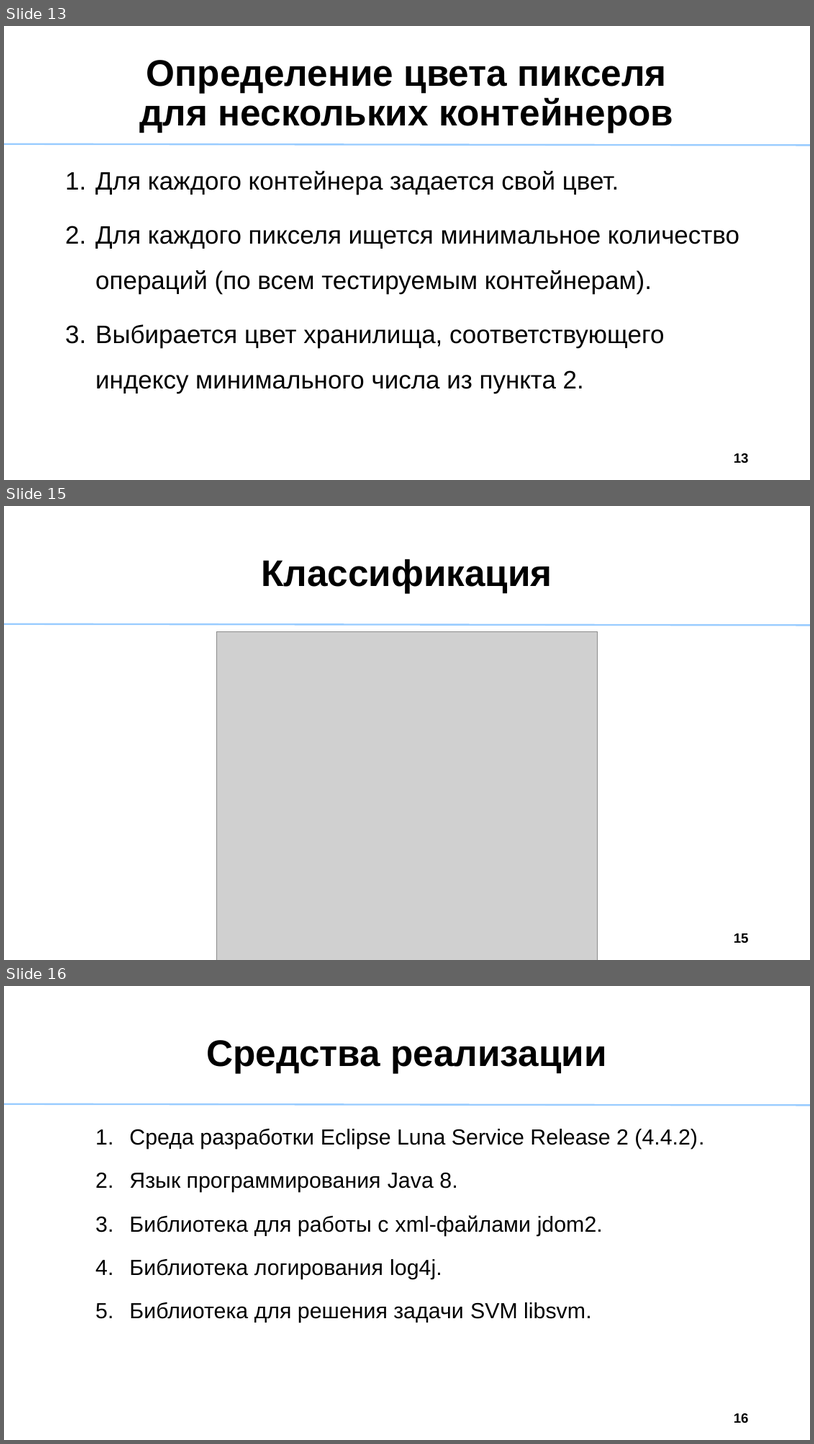
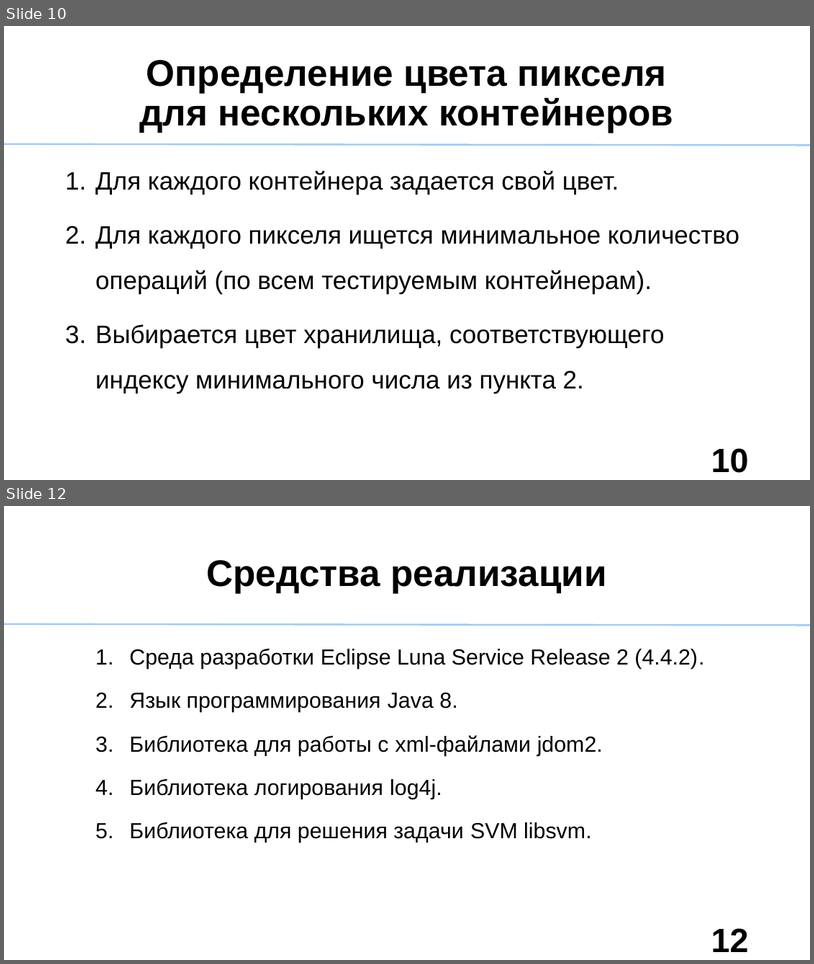
Before and after one commit to Akbars36/StorageAnalyzer, a slide deck: VizualizationResult/Sredstva_analiza_nagruzki_last.ppt. Shown one above the other, each under a label of ours: slides 13, 15 and 16 before the commit, slides 10 and 12 after it; the slides between them are not shown. The pictures are 814x1444 and 814x964 pixels, drawn with LibreOffice and Linux fonts; fonts in the diff are those of the drawing; grey boxes stand for pictures. Boxes give left, top, right and bottom in pixels: in the first picture for what was removed or moved away, otherwise in the second. Text is boxed around its words. In the diff, an @@ line names an element or a change of style, - is before the commit and + after.

```diff
--- a/VizualizationResult/Sredstva_analiza_nagruzki_last.ppt
+++ b/VizualizationResult/Sredstva_analiza_nagruzki_last.ppt
@@ slide 15 removed at <box>4,506,810,960</box>, background #FFFFFF @@
@@ title removed at <box>261,559,553,593</box> @@
-Классификация
@@ line removed from (810, 625) to (4, 624) @@
@@ picture removed at <box>217,631,597,960</box> @@
@@ page number removed at <box>734,933,749,942</box> @@
-15
@@ what was slide 13 is now slide 10 @@
@@ page number at <box>712,448,749,472</box>: text changed; size 16 to 40 pt @@
-13
+10
@@ what was slide 16 is now slide 12 @@
@@ page number at <box>712,928,749,952</box>: text changed; size 16 to 40 pt @@
-16
+12
```
Also in this commit, not shown: 6 slides changed, 1 slide added, 4 other slides removed, 3 other files.
